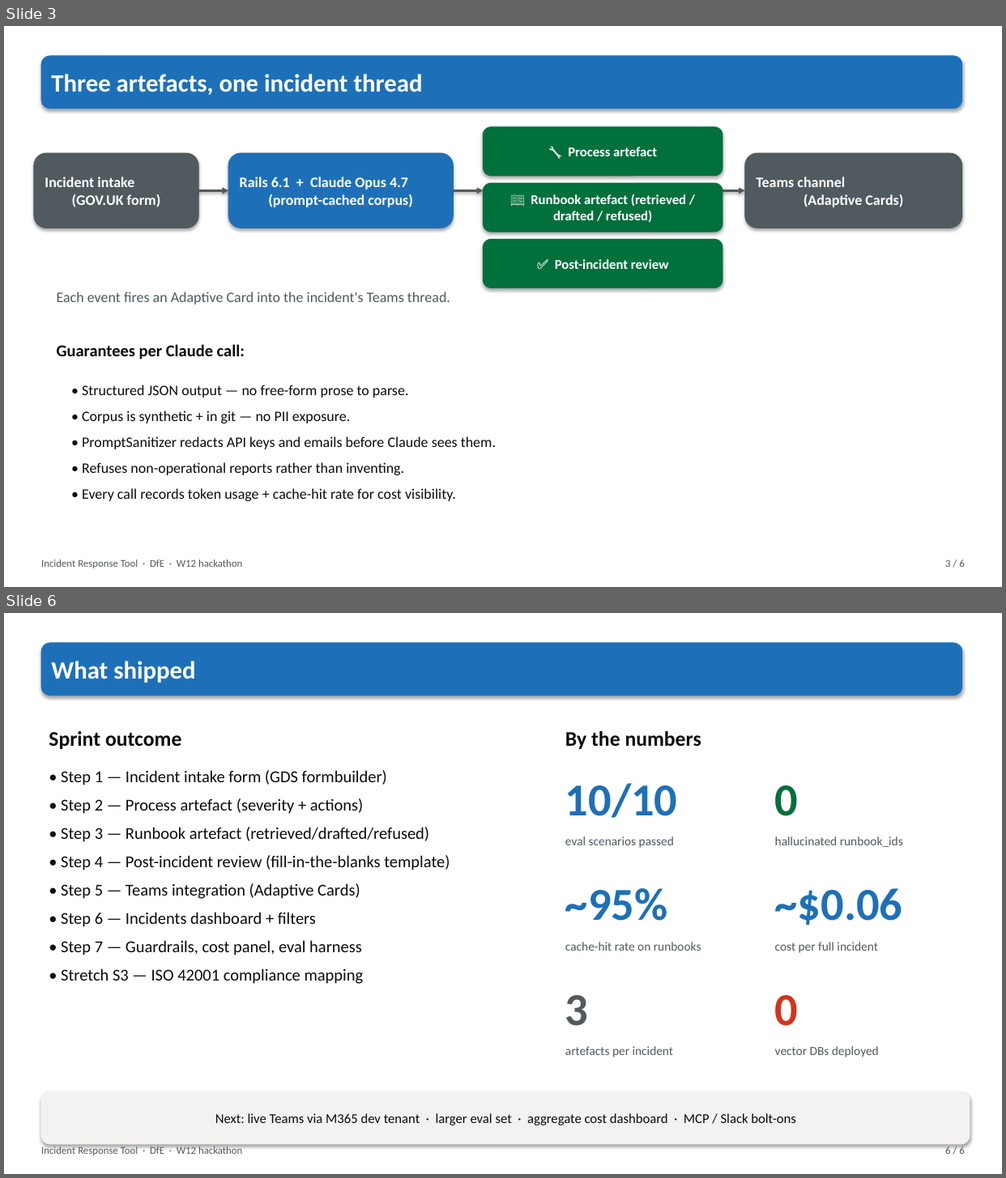
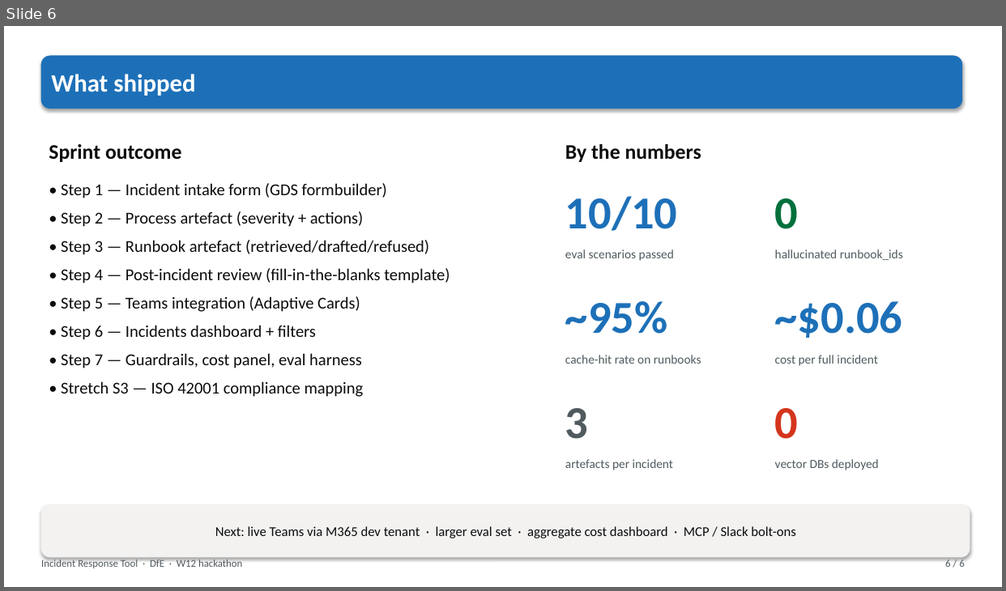
Before and after one commit to DFE-Digital/incident-response-tool, a slide deck: docs/incident-response-tool.pptx. Shown one above the other, each under a label of ours: slides 3 and 6 before the commit, slide 6 after it; the slides between them are not shown. The pictures are 1006x1178 and 1006x591 pixels, drawn with LibreOffice and Linux fonts; fonts in the diff are those of the drawing. Boxes give left, top, right and bottom in pixels: in the first picture for what was removed or moved away, otherwise in the second. Text is boxed around its words. In the diff, an @@ line names an element or a change of style, - is before the commit and + after.

Commit message:
Rework deck: intro, user journey, screenshots, next steps; drop cost + CAG slides
Restructured per user direction:

1. Title (kept, tagline changed to "Turning panic into a shape").
2. NEW — Introduction framed around poor incident management as a
   cause of friction and panic. Two-column: "the pattern we see"
   (five bullets naming the actual on-caller experience) and "the
   effect" (Panic / Friction / Repeat incidents). Callout at the
   bottom: this is a coordination problem AI can help with without
   replacing the humans fixing.
3. NEW — User journey expanded. Eight numbered steps in a 3×3 grid
   (with the 7th/8th spanning wider): report → get process → find
   runbook → fix → mark resolved → get retro draft. Plus the two
   cross-cutting ones (Teams thread post + telemetry/eval). Ends
   on the guiding principle "the tool helps. It does not decide,
   and it does not run commands."
4. NEW — "See it in action" — 2×2 grid of dashed-border placeholder
   boxes with captions naming the four screenshots to paste in
   before presenting (intake form, process artefact, runbook,
   review/Teams card).
5. NEW — "What we'd do next" as a full slide: two columns
   (Product / Trust and scale) each with 6-7 bullets covering
   live Teams via M365 dev tenant, MCP / Slack bolt-ons, streaming,
   larger eval + adversarial bucket, drift detection, cost
   dashboard, RAG migration at scale, ISO 42001 gap closure,
   background jobs.
6. What shipped (kept unchanged per user).

Dropped slides:
- Cost panel slide (Guardrails/Cost/Evidence) — content lives in
  the compliance doc.
- CAG vs RAG deep-dive — same, in compliance.md section 3.

Deck source still in docs/build_deck.py — regenerate with
`python3 docs/build_deck.py`.

```diff
--- a/docs/incident-response-tool.pptx
+++ b/docs/incident-response-tool.pptx
@@ slide 3 removed at box(4, 26, 1002, 587), background #FFFFFF @@
@@ rounded rectangle removed at box(41, 56, 962, 109) @@
-Three artefacts, one incident thread
@@ rounded rectangle removed at box(484, 127, 722, 176) @@
-🔧 Process artefact
@@ rounded rectangle removed at box(34, 153, 198, 228) @@
-Incident intake
-(GOV.UK form)
@@ rounded rectangle removed at box(228, 153, 454, 228) @@
-Rails 6.1 + Claude Opus 4.7
-(prompt-cached corpus)
@@ rounded rectangle removed at box(745, 153, 962, 228) @@
-Teams channel
-(Adaptive Cards)
@@ arrow removed from (198, 190) to (228, 190) @@
@@ arrow removed from (454, 190) to (484, 190) @@
@@ rounded rectangle removed at box(484, 183, 722, 232) @@
-📖 Runbook artefact (retrieved / drafted / refused)
@@ arrow removed from (722, 190) to (745, 190) @@
@@ rounded rectangle removed at box(484, 239, 722, 288) @@
-✅ Post-incident review
@@ text removed at box(57, 292, 450, 305) @@
-Each event fires an Adaptive Card into the incident's Teams thread.
@@ text removed at box(57, 344, 245, 360) @@
-Guarantees per Claude call:
@@ text removed at box(82, 385, 496, 501) @@
-• Structured JSON output — no free-form prose to parse.
-• Corpus is synthetic + in git — no PII exposure.
-• PromptSanitizer redacts API keys and emails before Claude sees them.
-• Refuses non-operational reports rather than inventing.
-• Every call records token usage + cache-hit rate for cost visibility.
@@ text removed at box(41, 560, 242, 569) @@
-Incident Response Tool · DfE · W12 hackathon
@@ text removed at box(945, 560, 964, 567) @@
-3 / 6
```
Also in this commit, not shown: 1 slide changed, 4 slides added, 3 other slides removed, 1 other file.
